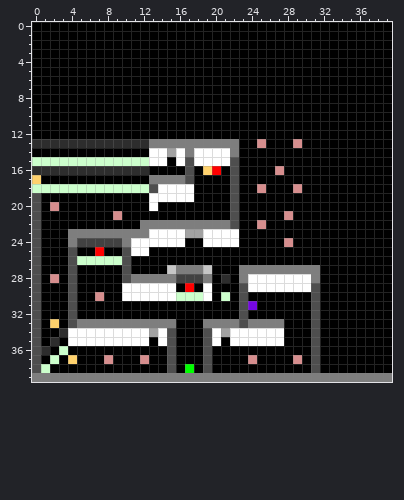
One commit to this pixel-art sprite: res/map/level2.png. Above is the file before it was changed.
The file is 40x40 pixels.
New version:
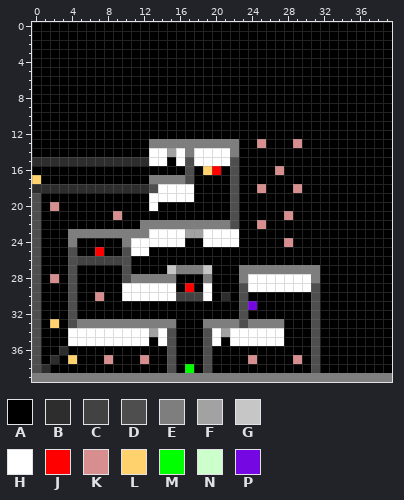
Palette (. is transparent): A #000000  B #2d2d2d  C #424242  D #4e4e4e  E #7e7e7e  F #a2a2a2  G #c6c6c6  H #ffffff  J #ff0000  K #d68e8e  L #ffd26d  M #00ff00  N #ccffcc  P #7507e2
From old to new:
Colour A replaces colour B in row 13 at x 0 to 12; in row 16 at x 0 to 12; in row 28 at x 21; in row 34 at x 3; in row 35 at x 2; in row 36 at x 1.
Colour A replaces colour C in row 24 at x 5 to 9; in row 28 at x 16 to 18.
Colour B replaces colour N in row 15 at x 0 to 12; in row 18 at x 0 to 12; in row 30 at x 21; in row 36 at x 3; in row 37 at x 2; in row 38 at x 1.
Colour C replaces colour N in row 26 at x 5 to 9; in row 30 at x 16 to 18.
Where, in picture pixels (left, top, right, bottom), the same in both pictures:
changed: (32, 139, 149, 193)
changed: (77, 238, 122, 265)
changed: (176, 274, 230, 301)
changed: (41, 328, 68, 373)
